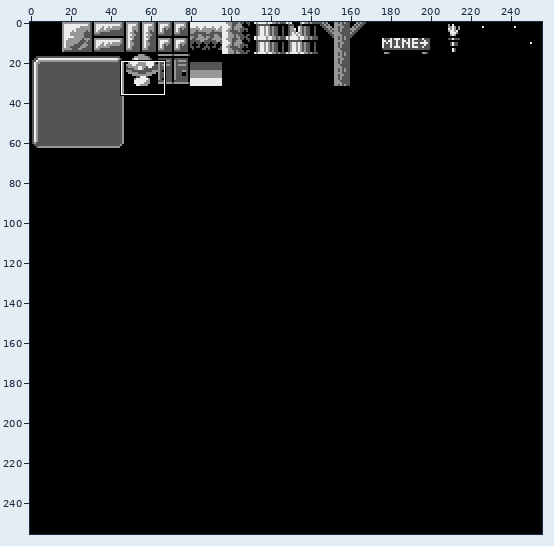
File history of a sprite sheet, gfx/metatiles.png. Above, an overview of the earlier version with the close-up marked.
Close-up. Earlier state:
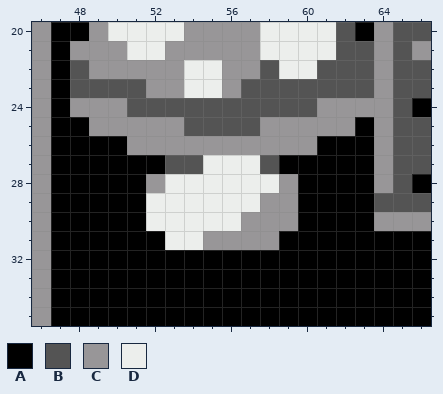
The file is 256x256 pixels. Shown: x 46..66, y 20..35. The commit also changed other parts of the picture, which this record leaves out.
Palette (. is transparent): A #000000  B #545454  C #989698  D #eceeec
Pixels before, first column x 46:
20 CAACDDDDCCCCDDDDBACBB
21 CACCCDDCCCCCDDDDBBCBC
22 CABCCCCCDDCCBDDBBBCBB
23 CABBBBCCDDCBBBBBBBCBB
24 CACCCBBBBBBBBBBCCCCBA
25 CAACCCCCBBBBCCCCCACBB
26 CAAAACCCCCCCCCCAAACBB
27 CAAAAAABBDDDBAAAAACBB
28 CAAAAACDDDDDDCAAAACBA
29 CAAAAADDDDDDCCAAAABBB
30 CAAAAADDDDDCCCAAAACCC
31 CAAAAAADDCCCCAAAAAAAA
32 CAAAAAAAAAAAAAAAAAAAA
33 CAAAAAAAAAAAAAAAAAAAA
34 CAAAAAAAAAAAAAAAAAAAA
35 CAAAAAAAAAAAAAAAAAAAA
After the commit:
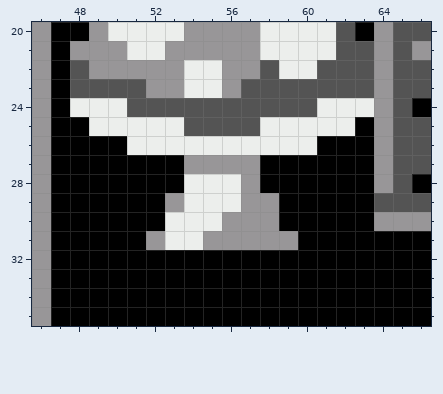
Diff:
{"y":24,"x":48,"old":"CCC","new":"DDD"}
{"y":24,"x":61,"old":"CCC","new":"DDD"}
{"y":25,"x":49,"old":"CCCCC","new":"DDDDD"}
{"y":25,"x":58,"old":"CCCCC","new":"DDDDD"}
{"y":26,"x":51,"old":"CCCCCCCCCC","new":"DDDDDDDDDD"}
{"y":27,"x":53,"old":"BBDDDB","new":"ACCCCA"}
{"y":28,"x":52,"old":"CD","new":"AA"}
{"y":28,"x":57,"old":"DDC","new":"CAA"}
{"y":29,"x":52,"old":"DD","new":"AC"}
{"y":29,"x":57,"old":"D","new":"C"}
{"y":29,"x":59,"old":"C","new":"A"}
{"y":30,"x":52,"old":"D","new":"A"}
{"y":30,"x":56,"old":"D","new":"C"}
{"y":30,"x":59,"old":"C","new":"A"}
{"y":31,"x":52,"old":"A","new":"C"}
{"y":31,"x":59,"old":"A","new":"C"}
